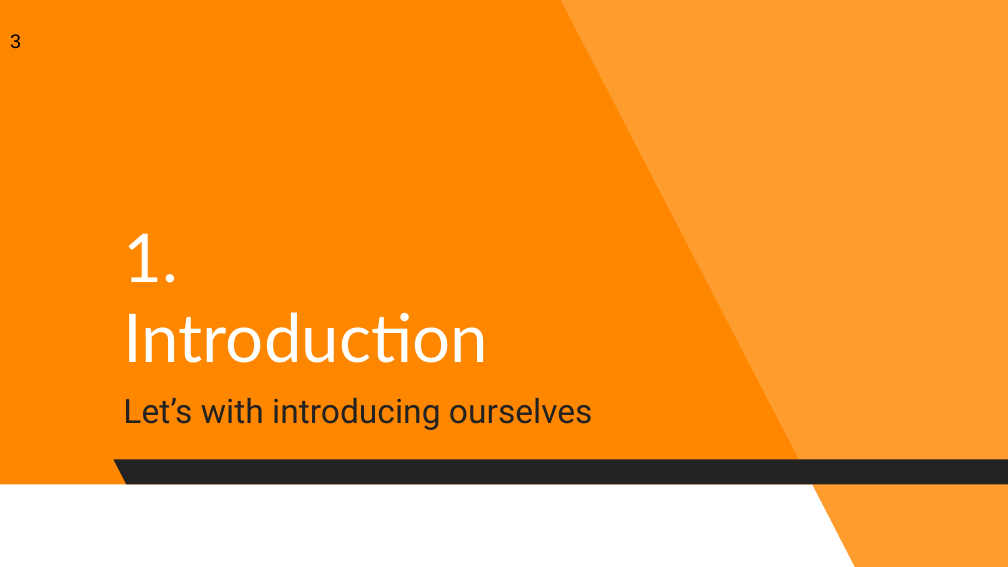
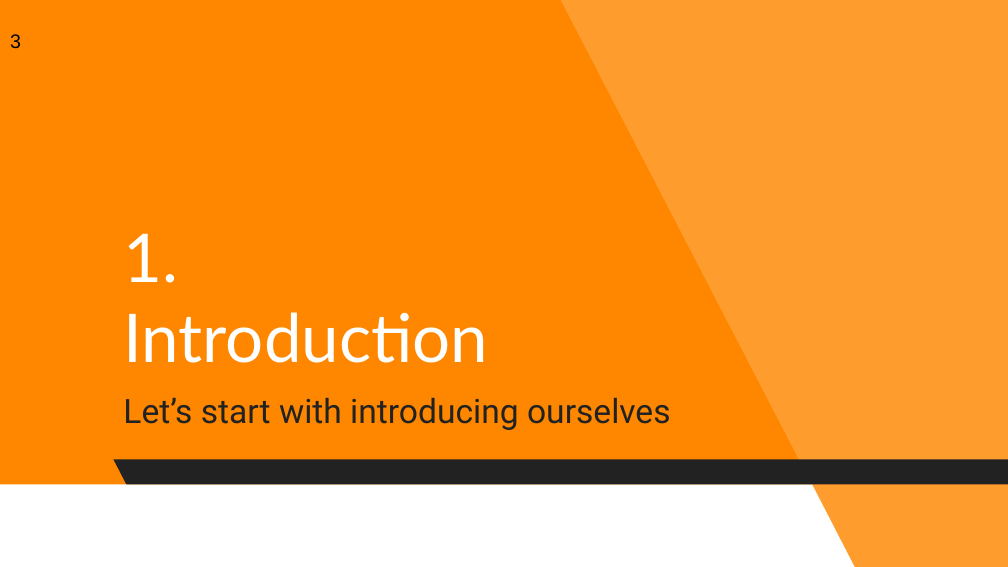
Before and after one commit to Reboocca/Blokboek5, a slide deck: slide 3 of 4_Onderhoudsprocedures/Presentation.pptx. Drawn at 1008x567 pixels with LibreOffice and Linux fonts; fonts in the diff are those of the drawing. Boxes give left, top, right and bottom in pixels: in the first picture for what was removed or moved away, otherwise in the second. Text is boxed around its words. In the diff, an @@ line names an element or a change of style, - is before the commit and + after.

Commit message:
Presentation

```diff
--- a/4_Onderhoudsprocedures/Presentation.pptx
+++ b/4_Onderhoudsprocedures/Presentation.pptx
@@ subtitle at [123,397,671,430]: text changed @@
-Let’s with introducing ourselves
+Let’s start with introducing ourselves
```
Also in this commit, not shown: 6 other slides changed, 4 slides added, 26 slides removed.
